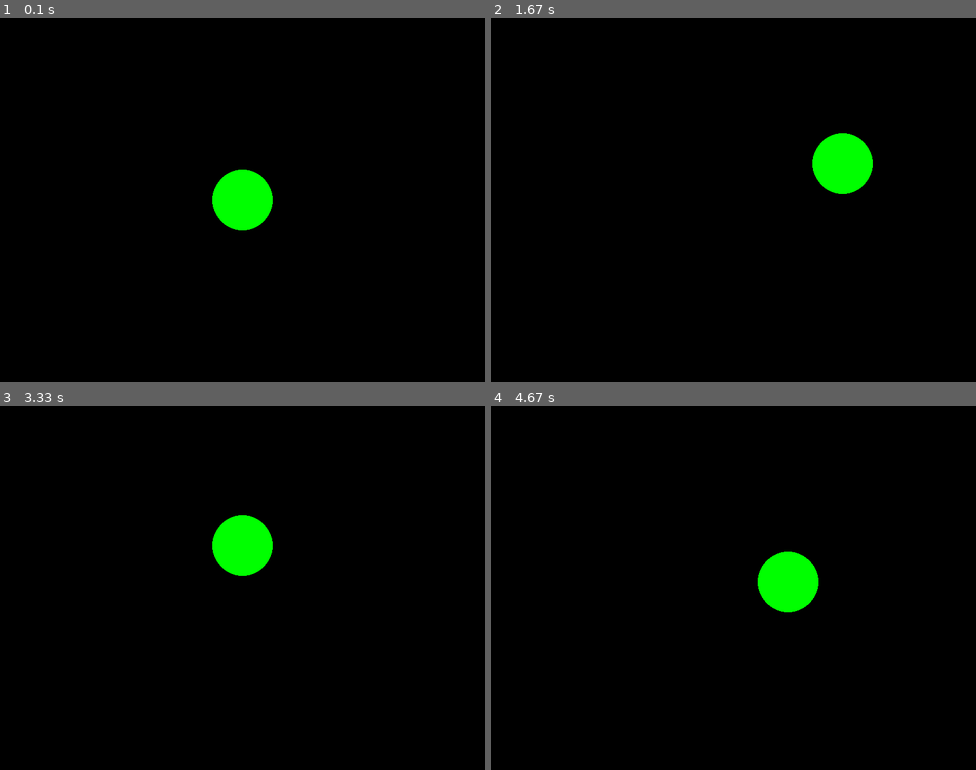
Above: before the commit, frames 1-4 (two rows, left to right).
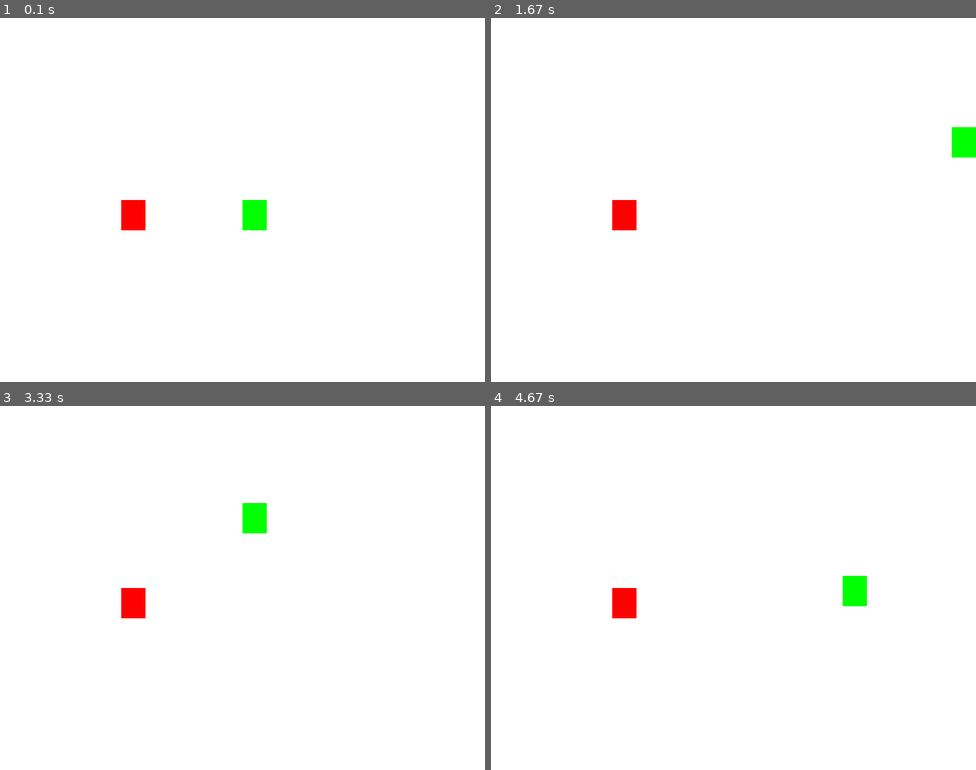
Above: after the commit, the same moments.

Repository: Paulouchihamilgrau/py_Game
Game: pygame game, started from game.py
The game is run twice, just before and just after one commit, with the same random seed, the same clock (stepped at 60 frames per second) and the same inputs.
Inputs:
- Up to frame 1 (0.1 s): no input
- Up to frame 2 (1.67 s): hold Right 0.33-0.8 s; hold Up 0.83-1.13 s; hold Right 1.17-1.63 s
- Up to frame 3 (3.33 s): hold Left 1.67-2.2 s; hold Down 2.23-2.53 s; hold Left 2.57-2.97 s; hold Up from 3 s (still down)
- Up to frame 4 (4.67 s): release Up at 3.37 s; hold Right 3.4-4.03 s; hold Down 4.07-4.43 s; hold Left from 4.47 s (still down)

The runs differ from the first frame. In frame 1, 100% of the frame differs, in the area x 0-100%, y 0-100%; in frame 2, 100%; in frame 3, 100%; in frame 4, 100%.

Commit message:
Add files via upload

Diff:
--- a/game.py
+++ b/game.py
@@ -1,12 +1,21 @@
 import pygame
+from pygame.locals import *
+from sys import exit
+from random import randint
+
 pygame.init()
+
+musica_de_fundo= pygame.mixer.music.load('musica_legal_mp3.wav')
+pygame.mixer.music.set_volume(0.5)
+pygame.mixer.music.play(-1)
 
 x = 400
 y = 300
-velocidade = 10
+velocidade = 20
 
 largura = 800
 altura = 600
+
 tela = pygame.display.set_mode((largura, altura))
 pygame.display.set_caption("Meu Jogo")
 
@@ -28,10 +37,13 @@
     if comandos[pygame.K_LEFT]:
             x-= velocidade
 
-    tela.fill((0, 0, 0))
+    tela.fill((255, 255, 255))
 
 
-    pygame.draw.circle(tela,(0,255,0),(x,y),50)
-    pygame.display.update()
+    ret_verde = pygame.draw.rect(tela,(0,255,0),(x,y,40,50))
+    ret_vermelho =  pygame.draw.rect(tela,(255,0,0),(200,300,40,50) )
+
+    pygame.display.flip()
+
 
 pygame.quit()
Not shown, added: musica_legal_mp3.wav
